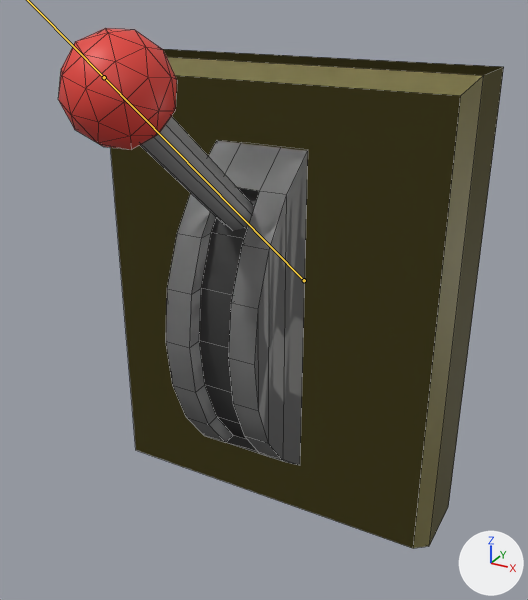
Renders of the FBX model Assets/3D Models/Furniture/pullLever.fbx from each side of a commit.
Rendered twice from a camera (50 mm lens) standing at (0.254, -0.533, 0.24) and looking at (0.033, -0.132, 0.039). The lights are fixed; the arrows at lower right show +X, +Y and +Z. The bones that bend it are drawn over the model as lines. Mesh edges are drawn as thin lines.

Names of what the first picture shows: 'Cylinder.001', 'Pull Lever'.
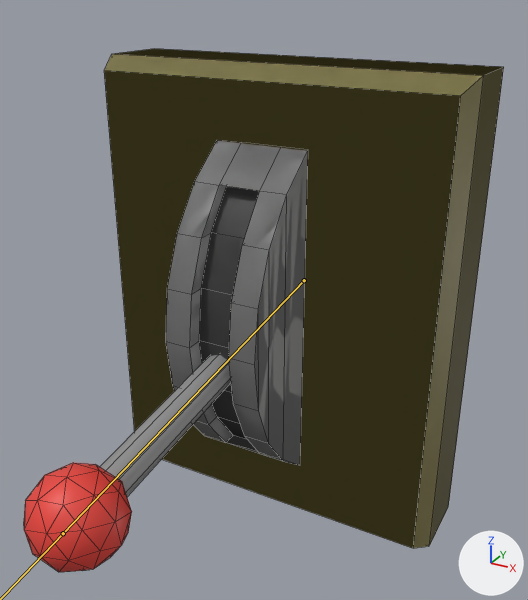
The newer file adds an action. The first version stands in its rest pose; the second is drawn at frame 13 of the action 'Armature|Lever Up'.

Pixel boxes [x1, y1, x2, y2] of what changed, in the pictures (528 x 600 px):
'Cylinder.001', posed (6% wider, 7% taller): before [58, 28, 253, 231]; after [24, 355, 231, 572]
bone 'Bone', root to tip: before (304, 280) to (104, 77); after (304, 280) to (63, 533)

The change, as a list of edits to the scene's bpy script:
```text
Change bone_bone:
    where bone_bone = bpy.data.objects['Armature'].pose.bones['Bone']
    bone_bone.rotation_quaternion: (1.0, 0.0, 0.0, 0.0) -> (0.916, 0.402, 0.0, 0.0)  # degrees (0, 0, 0) -> degrees (47, 0, 0)
```
